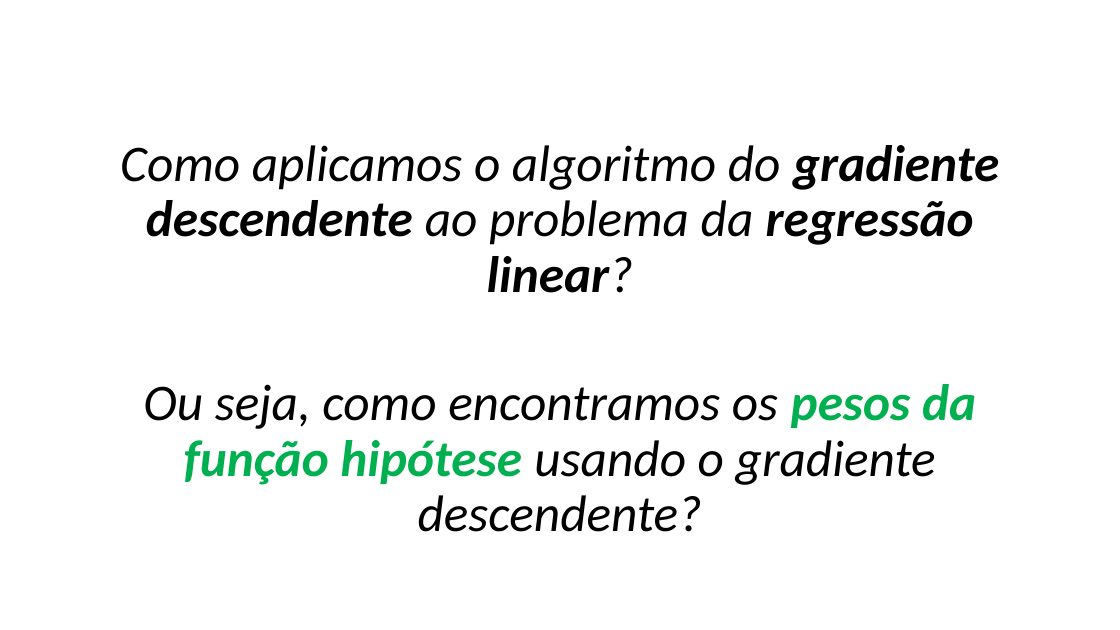
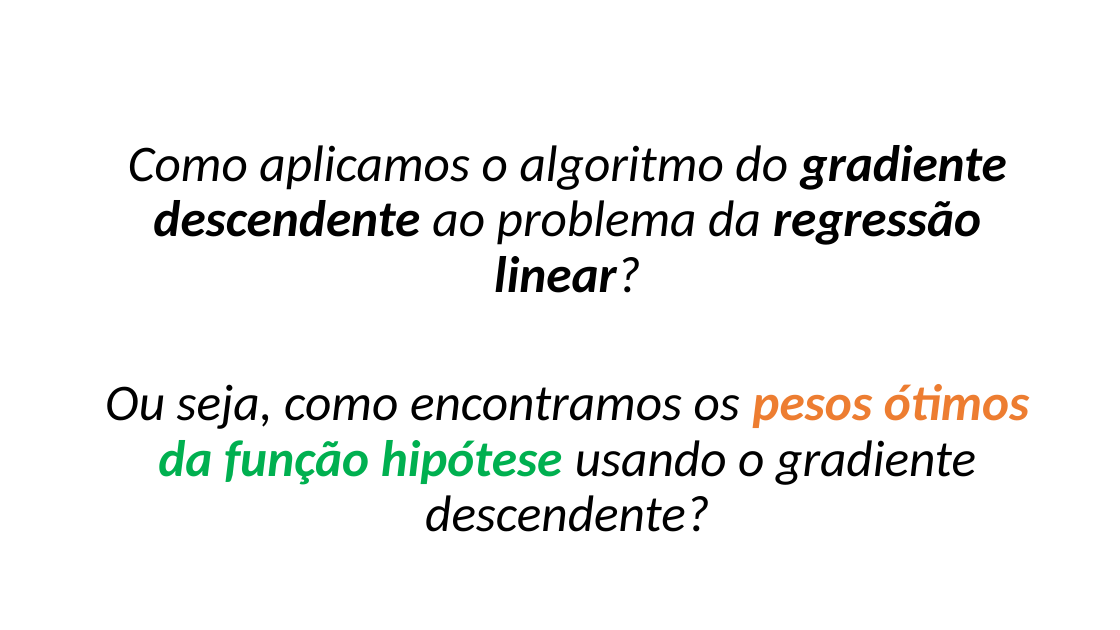
Before and after one commit to zz4fap/t319_aprendizado_de_maquina, a slide deck: slide 22 of slides/T319_Regressão_Linear (Parte II).pptx (slide 20 before the commit). Drawn at 1120x630 pixels with LibreOffice and Linux fonts; fonts in the diff are those of the drawing. Boxes give left, top, right and bottom in pixels: in the first picture for what was removed or moved away, otherwise in the second. Text is boxed around its words. In the diff, an @@ line names an element or a change of style, - is before the commit and + after.

```diff
--- a/slides/T319_Regressão_Linear (Parte II).pptx
+++ b/slides/T319_Regressão_Linear (Parte II).pptx
@@ text at box(105, 384, 1030, 532): text changed @@
-Ou seja, como encontramos os pesos da função hipótese usando o gradiente descendente?
+Ou seja, como encontramos os pesos ótimos da função hipótese usando o gradiente descendente?
```
Also in this commit, not shown: 10 other slides changed, 4 slides added, 1 slide removed, 1 other file.
